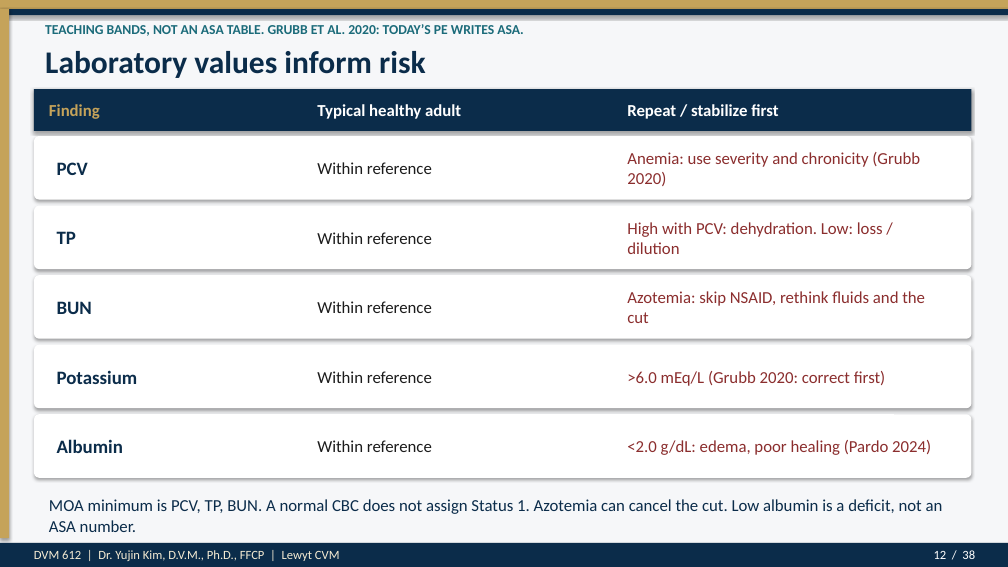
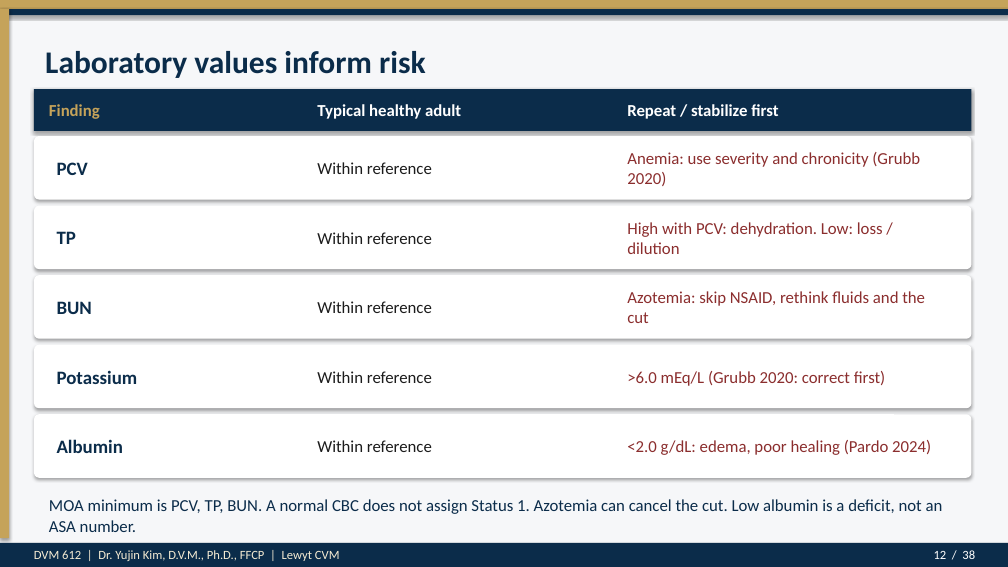
Before and after one commit to drkimvet/happycare, a slide deck: slide 12 of lectures/DVM-612_Week4_Preop_PatientPrep_Postop.pptx. Drawn at 1008x567 pixels with LibreOffice and Linux fonts; fonts in the diff are those of the drawing. Boxes give left, top, right and bottom in pixels: in the first picture for what was removed or moved away, otherwise in the second. Text is boxed around its words. In the diff, an @@ line names an element or a change of style, - is before the commit and + after.

```diff
--- a/lectures/DVM-612_Week4_Preop_PatientPrep_Postop.pptx
+++ b/lectures/DVM-612_Week4_Preop_PatientPrep_Postop.pptx
@@ text removed at [45, 24, 523, 36] @@
-TEACHING BANDS, NOT AN ASA TABLE. GRUBB ET AL. 2020: TODAY’S PE WRITES ASA.
```
Also in this commit, not shown: 34 other slides changed, 2 other files.
